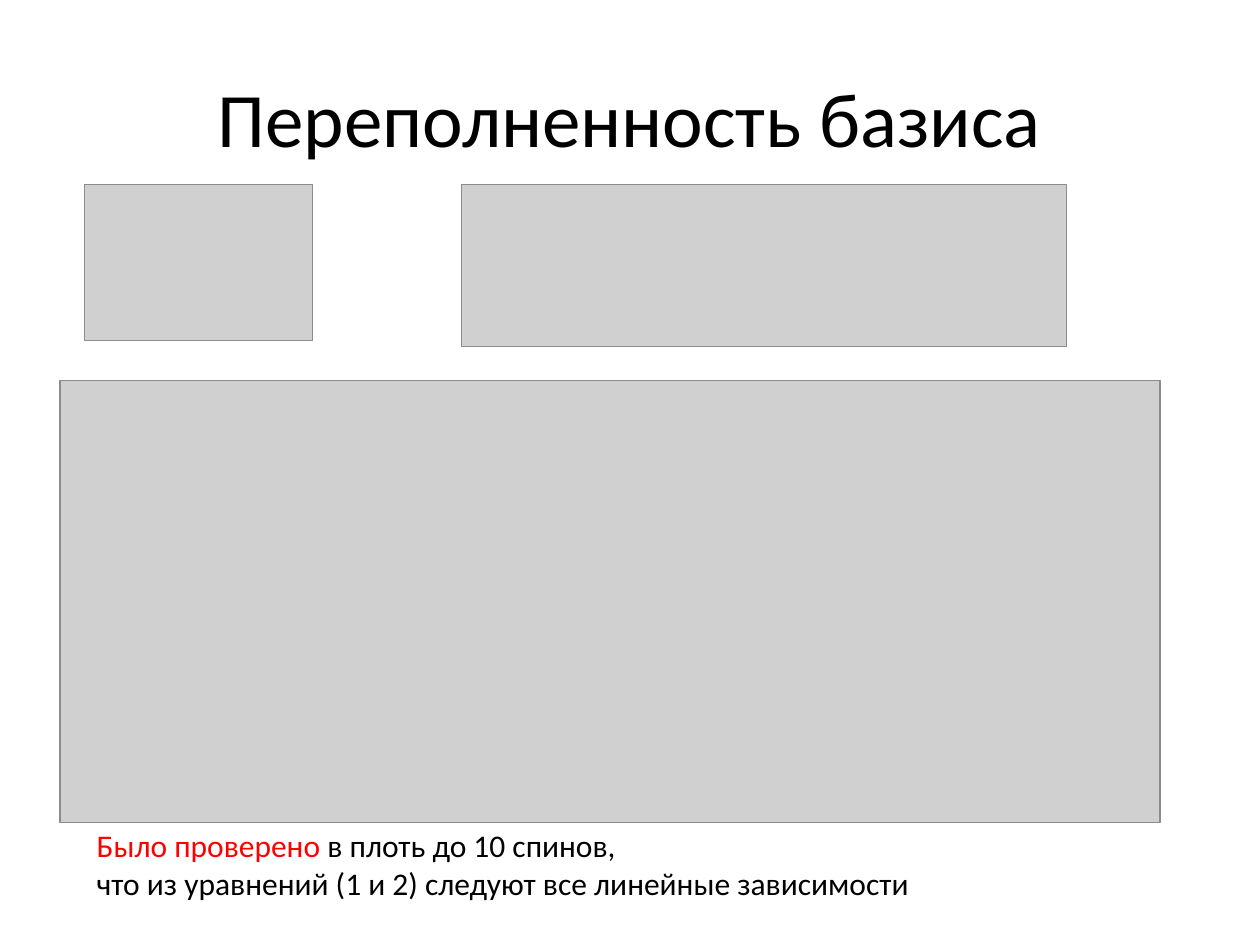
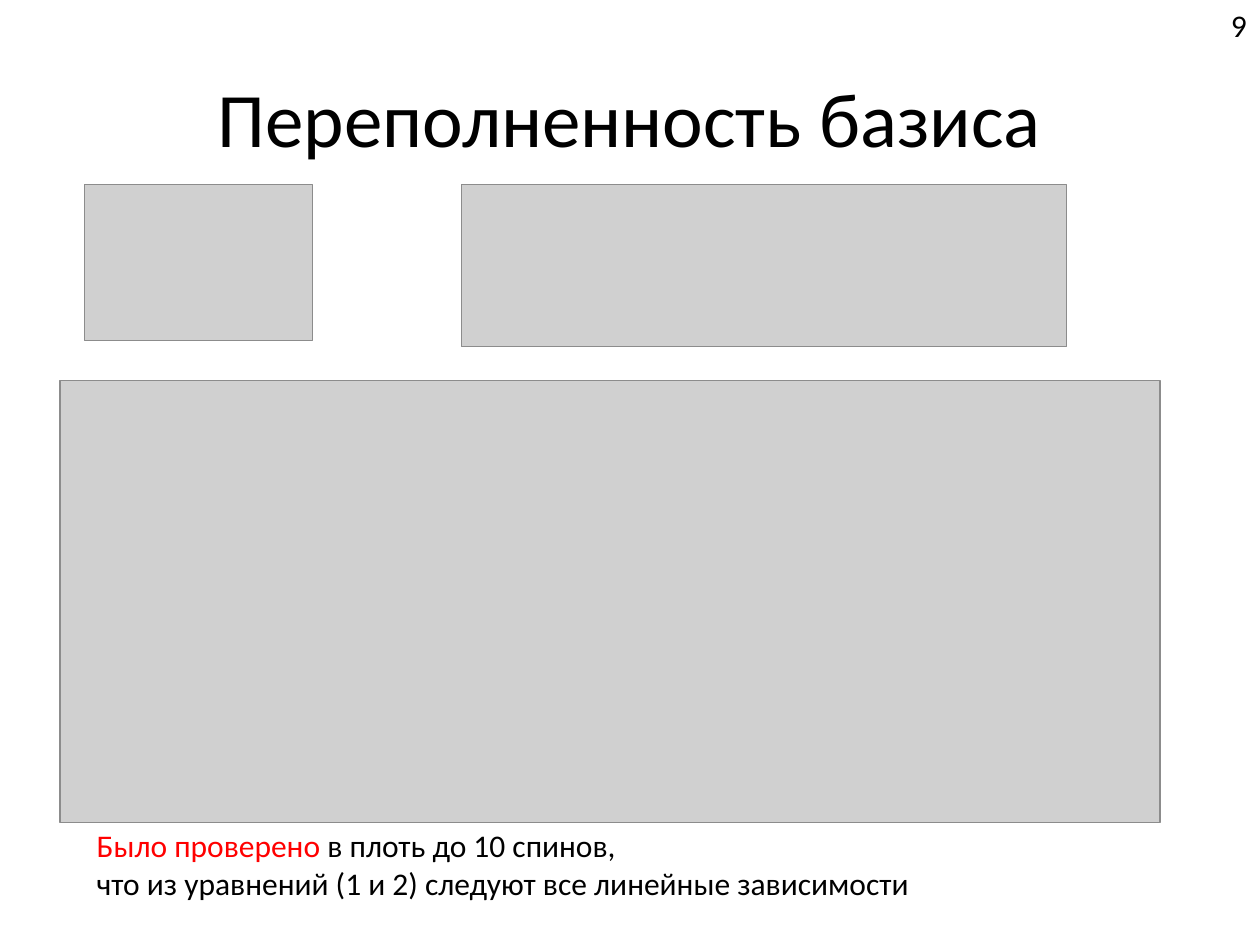
Before and after one commit to FeelUsM/zadrotstvo1, a slide deck: slide 9 of LaTeX-поделки/Системы спинов 1.pptx. Drawn at 1260x945 pixels with LibreOffice and Linux fonts; fonts in the diff are those of the drawing; grey boxes stand for pictures. Boxes give left, top, right and bottom in pixels: in the first picture for what was removed or moved away, otherwise in the second. Text is boxed around its words. In the diff, an @@ line names an element or a change of style, - is before the commit and + after.

```diff
--- a/LaTeX-поделки/Системы спинов 1.pptx
+++ b/LaTeX-поделки/Системы спинов 1.pptx
@@ page number added at [1231,16,1247,37], 18 pt, text #000000 @@
+9
```
Also in this commit, not shown: 11 other slides changed, 4 slides added, 4 slides removed.
